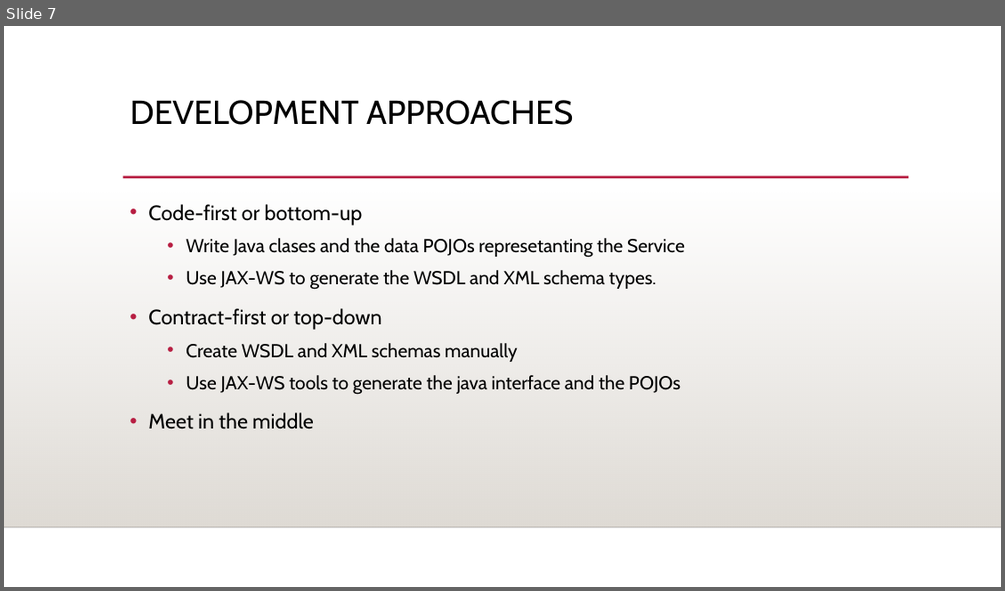
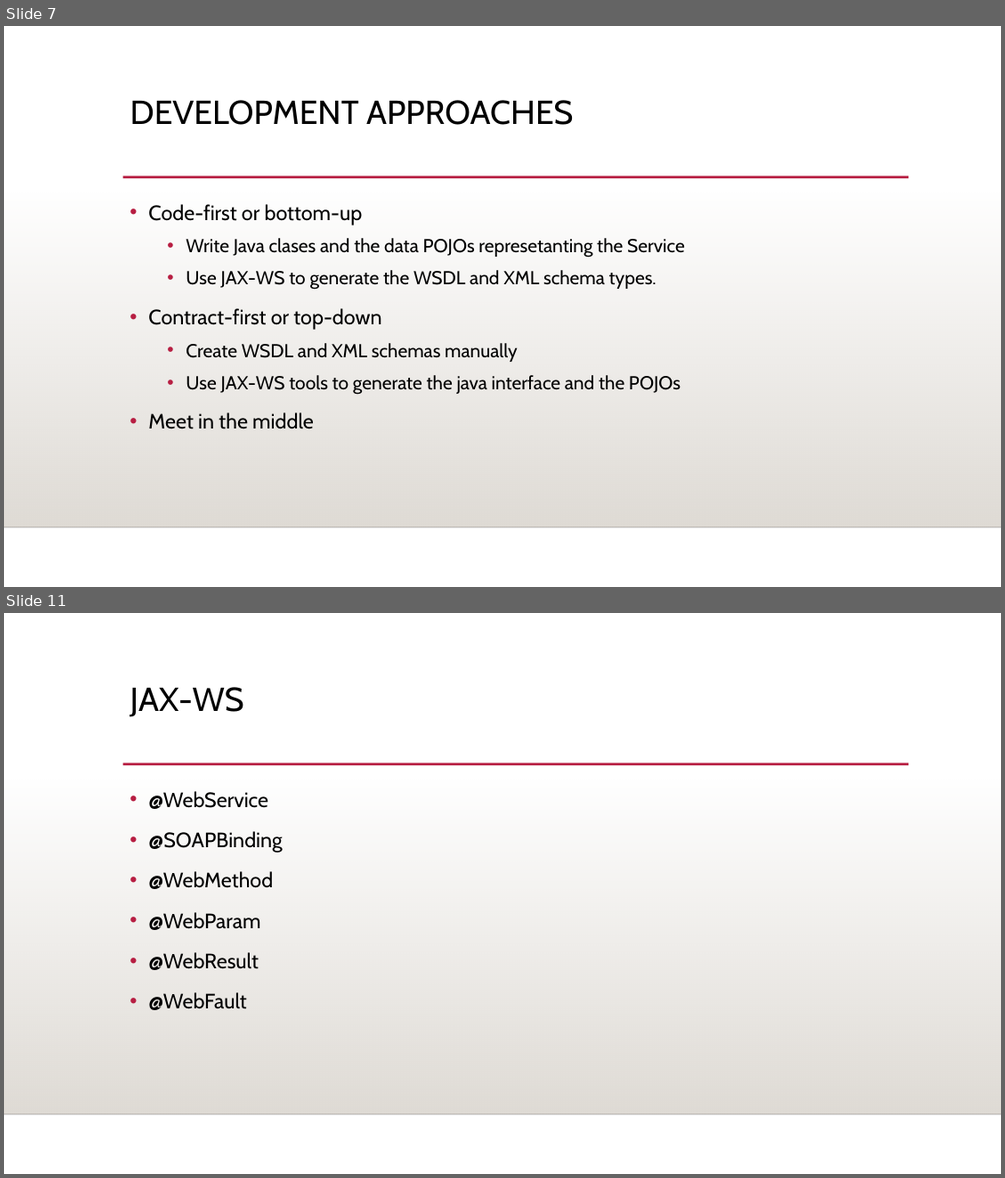
Before and after one commit to oscarhdezs/EGEL, a slide deck: JAva Web Services.ppt. Shown one above the other, each under a label of ours: slide 7 before the commit, slides 7 and 11 after it; the slides between them are not shown. The pictures are 1005x591 and 1005x1178 pixels, drawn with LibreOffice and Linux fonts; fonts in the diff are those of the drawing; background and template pictures are left out. Boxes give left, top, right and bottom in pixels: in the first picture for what was removed or moved away, otherwise in the second. Text is boxed around its words. In the diff, an @@ line names an element or a change of style, - is before the commit and + after.

```diff
--- a/JAva Web Services.ppt
+++ b/JAva Web Services.ppt
@@ slide 11 added at bbox=[4, 613, 1001, 1174], background picture (left out); not listed: 3 template elements that a slide beside it also shows @@
@@ title added at bbox=[130, 687, 244, 717], 32 pt, text #000000 @@
+JAX-WS
@@ text added at bbox=[148, 791, 282, 1010], 20 pt, text #000000 @@
+• @WebService
+• @SOAPBinding
+• @WebMethod
+• @WebParam
+• @WebResult
+• @WebFault
```
Also in this commit, not shown: 4 other slides added.
